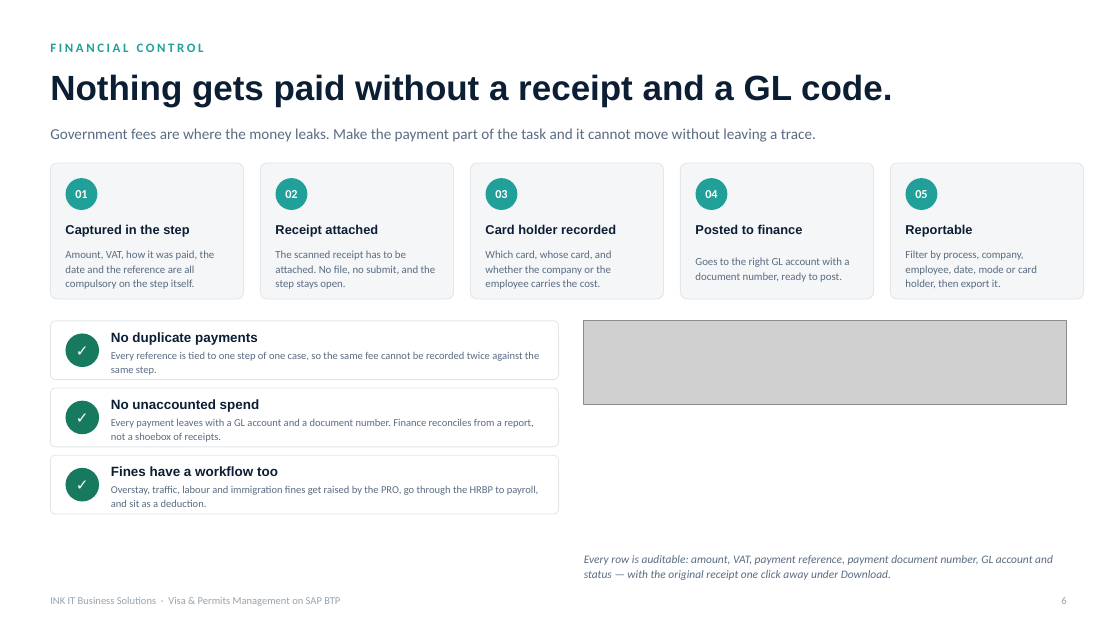
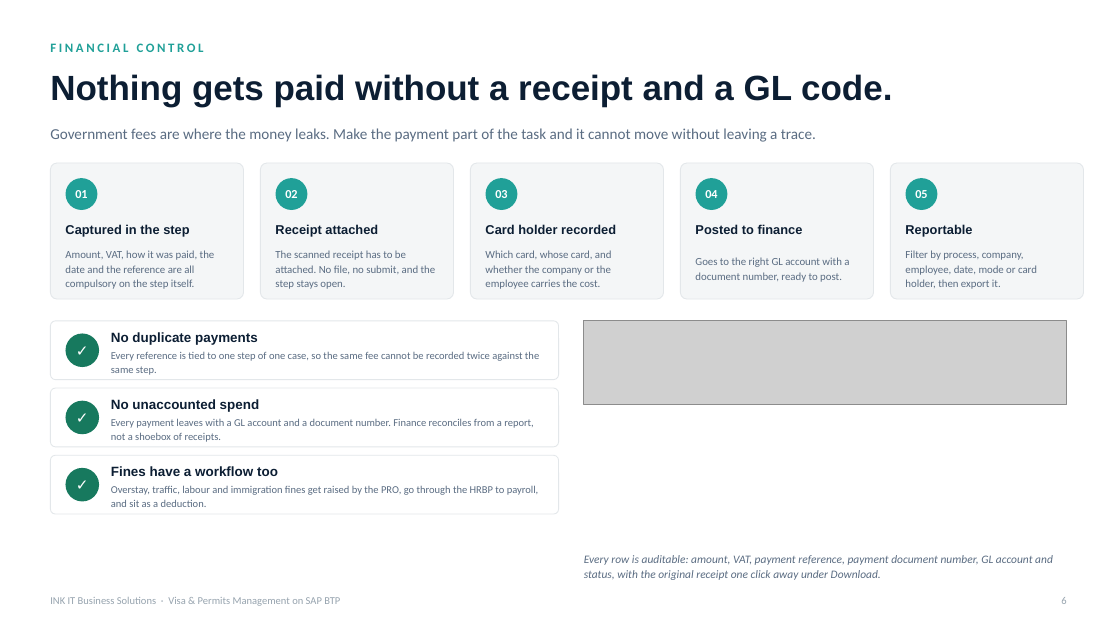
Before and after one commit to cranialblend5/VisaAndPermitsDemo, a slide deck: slide 6 of deck/INK_IT_Visa_and_Permits_GCC.pptx. Drawn at 1120x630 pixels with LibreOffice and Linux fonts; fonts in the diff are those of the drawing; grey boxes stand for pictures. Boxes give left, top, right and bottom in pixels: in the first picture for what was removed or moved away, otherwise in the second. Text is boxed around its words. In the diff, an @@ line names an element or a change of style, - is before the commit and + after.

```diff
--- a/deck/INK_IT_Visa_and_Permits_GCC.pptx
+++ b/deck/INK_IT_Visa_and_Permits_GCC.pptx
@@ text at (x1=584, y1=555, x2=1053, y2=580): text changed @@
-Every row is auditable: amount, VAT, payment reference, payment document number, GL account and status — with the original receipt one click away under Download.
+Every row is auditable: amount, VAT, payment reference, payment document number, GL account and status, with the original receipt one click away under Download.
```
Also in this commit, not shown: 6 other slides changed, 6 other files.
